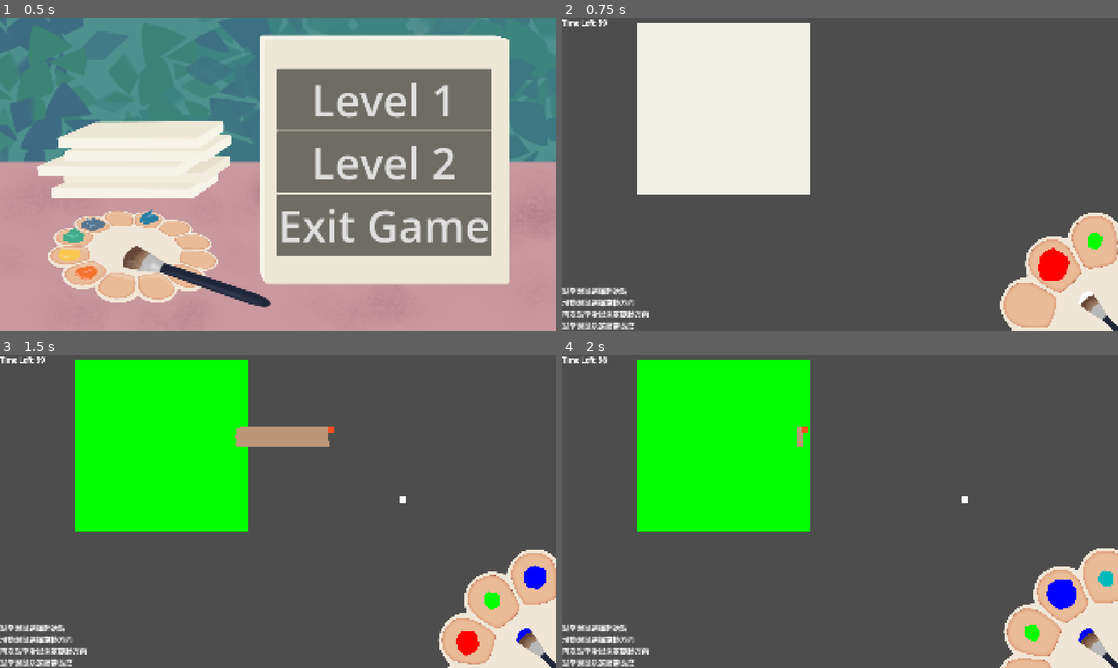
Above: before the commit, frames 1-4 (two rows, left to right).
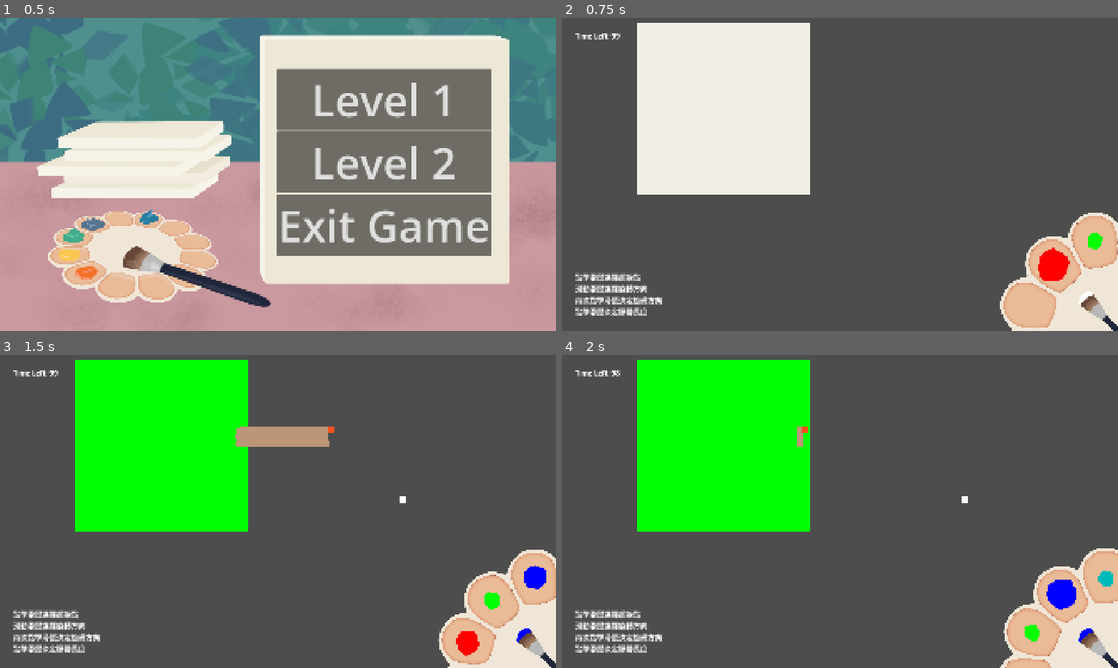
Above: after the commit, the same moments.

Repository: peterho2022/GGJ26TeamG
Game: Godot game, scene res://Scenes/MenuScene.tscn
The game is run twice, just before and just after one commit, with the same random seed, the same clock (stepped at 60 frames per second) and the same inputs. The engine's default icon, where the game draws it, is replaced by a stand-in: a white triangle on a blue panel in a dark square.
Inputs (mouse positions are in pixels of both pictures, inside the frame that each line leads up to):
- Up to frame 1 (0.5 s): no input
- Up to frame 2 (0.75 s): click "Level 1" at 0.5 s
- Up to frame 3 (1.5 s): tap Enter (commit_color) at 1.25 s; move the mouse to (400, 495) at 1.27 s; hold Enter (commit_color) from 1.28 s (still down); click (400, 495) at 1.42 s
- Up to frame 4 (2 s): keep holding Enter (commit_color); tap Space (ui_select) at 1.52 s

Frame 1 is identical in both runs. In frame 2, 1.8% of the frame differs, in the area x 0-18%, y 0-100%; in frame 3, 1.8%; in frame 4, 1.8%.

Commit message:
fix: Display total tape length in end scene

Diff:
--- a/Autoload/GameManager.gd
+++ b/Autoload/GameManager.gd
@@ -93,6 +93,7 @@
 
 func tape_end(length):
 	total_tape_length += length
+	print('total_tape_length = ', total_tape_length)
 
 func commit_tape():
 	on_commit_tape.emit()
--- a/Scenes/EndScene.tscn
+++ b/Scenes/EndScene.tscn
@@ -32,17 +32,18 @@
 anchor_top = 1.0
 anchor_right = 0.5
 anchor_bottom = 1.0
-offset_left = -57.0
-offset_top = -40.0
-offset_right = 57.0
+offset_left = -251.0
+offset_top = -195.0
+offset_right = 249.0
+offset_bottom = -45.0
 grow_horizontal = 2
 grow_vertical = 0
 
 [node name="Button" type="Button" parent="Background/VBoxContainer" unique_id=245033056]
-custom_minimum_size = Vector2(500, 150)
+custom_minimum_size = Vector2(250, 105)
 layout_mode = 2
 size_flags_horizontal = 4
-theme_override_font_sizes/font_size = 64
+theme_override_font_sizes/font_size = 32
 text = "Back to Menu"
 
 [node name="VBoxContainer2" type="VBoxContainer" parent="Background" unique_id=1408652955]
--- a/Scenes/GameScene.tscn
+++ b/Scenes/GameScene.tscn
@@ -32,9 +32,17 @@
 anchors_preset = 2
 anchor_top = 1.0
 anchor_bottom = 1.0
+offset_left = 45.0
+offset_top = -47.0
+offset_right = 45.0
+offset_bottom = -47.0
 grow_vertical = 0
 
 [node name="CountdownTimer" parent="CanvasLayer" unique_id=307437381 instance=ExtResource("3_lohlh")]
+offset_left = 45.0
+offset_top = 45.0
+offset_right = 45.0
+offset_bottom = 45.0
 
 [node name="EndScene" parent="CanvasLayer" unique_id=2141853151 instance=ExtResource("6_x6js8")]
 visible = false
--- a/Scenes/GameSceneController.gd
+++ b/Scenes/GameSceneController.gd
@@ -35,6 +35,7 @@
 	if current_index < len(colorLayers):
 		color_palette.next_color()
 	else:
+		countdownTimer.visible = false
+		end_scene.setup()
 		end_scene.visible = true
-		# GameManager._go_to_end_scene()
 	pass
--- a/Scenes/end.gd
+++ b/Scenes/end.gd
@@ -5,11 +5,11 @@
 @onready var score_label = $Background/VBoxContainer2/ScoreLabel
 @onready var rank_label = $Background/VBoxContainer2/RankLabel
 
-func _ready():
+func setup():
 
 	# 1. 顯示數字
 	var final_score = GameManager.total_tape_length
-	score_label.text = "最終膠帶使用量: " + str(final_score) + " m"
+	score_label.text =  "最終膠帶使用量: %.2f m" % (final_score / 100.0)
 
 	# 2. 顯示評價
 	var final_rank = GameManager.calculate_rank()
